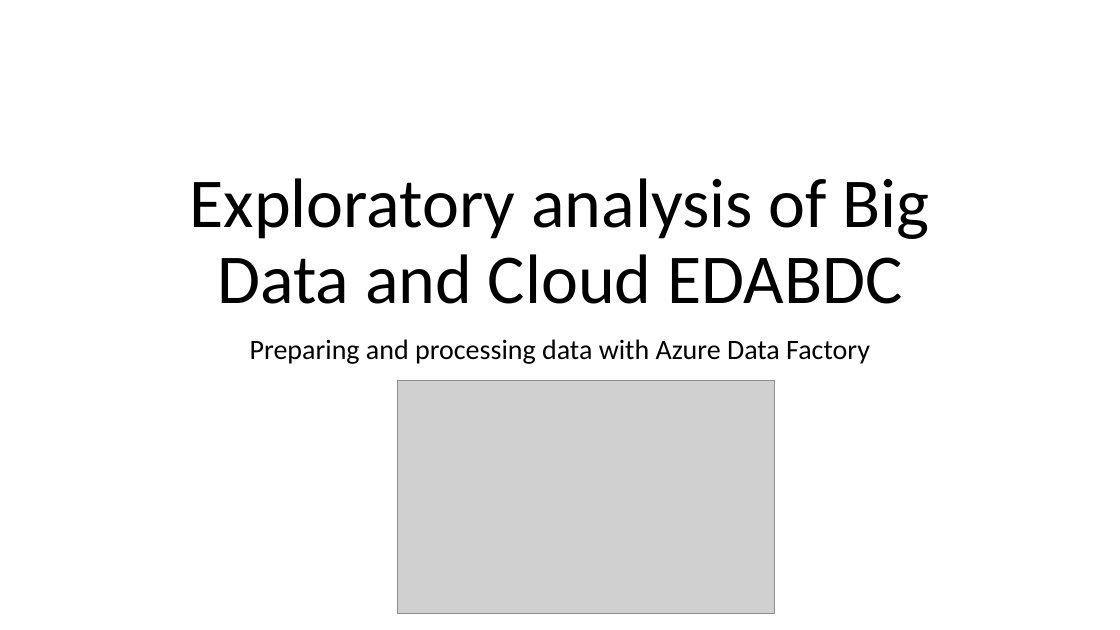
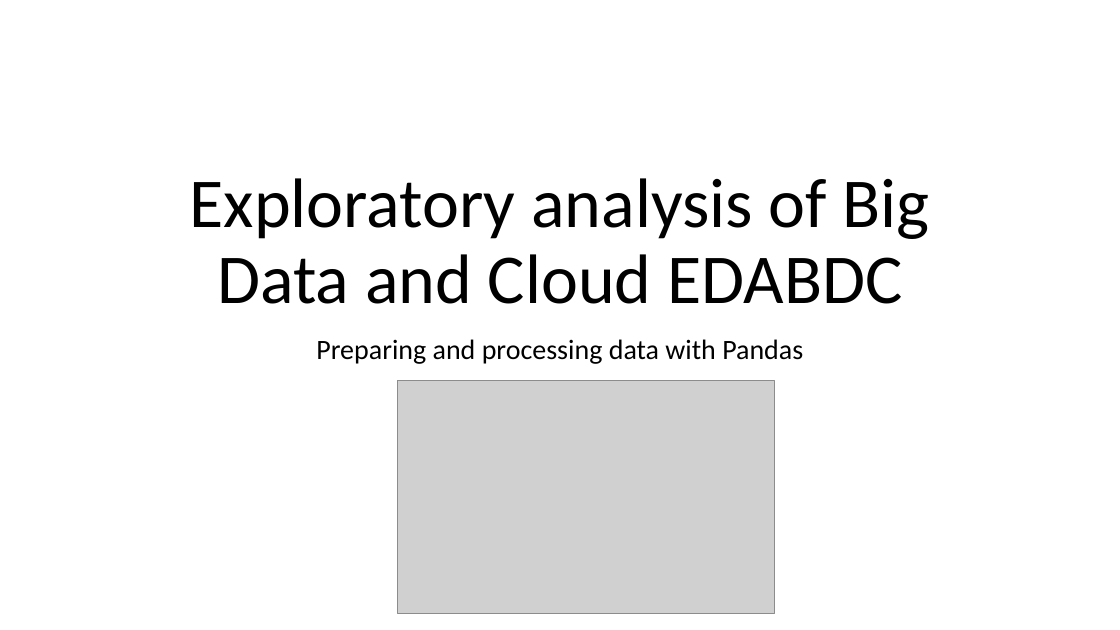
Before and after one commit to motazsaad/Exploratory-Analysis-of-Big-Data, a slide deck: slide 1 of materials/PPT slides/EDABDC - Pandas.pptx. Drawn at 1120x630 pixels with LibreOffice and Linux fonts; fonts in the diff are those of the drawing; grey boxes stand for pictures. Boxes give left, top, right and bottom in pixels: in the first picture for what was removed or moved away, otherwise in the second. Text is boxed around its words. In the diff, an @@ line names an element or a change of style, - is before the commit and + after.

Commit message:
update slides

```diff
--- a/materials/PPT slides/EDABDC - Pandas.pptx
+++ b/materials/PPT slides/EDABDC - Pandas.pptx
@@ subtitle at [316,339,803,364]: text changed @@
-Preparing and processing data with Azure Data Factory
+Preparing and processing data with Pandas
```
Also in this commit, not shown: 1 other file.
